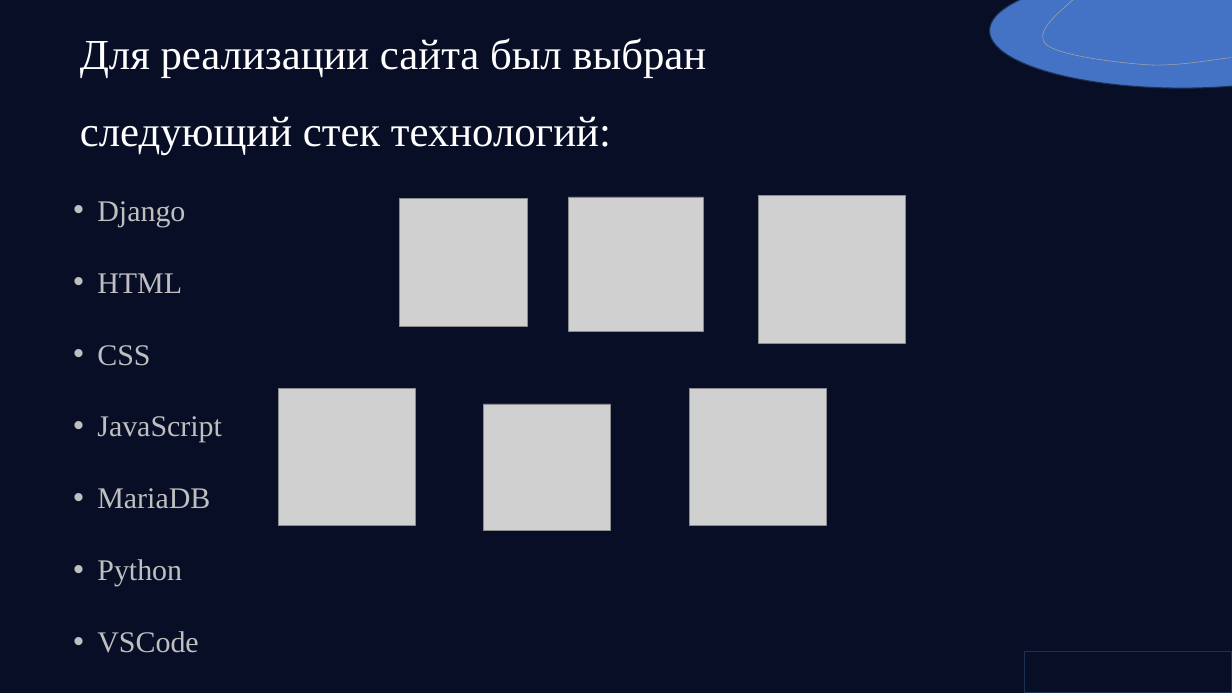
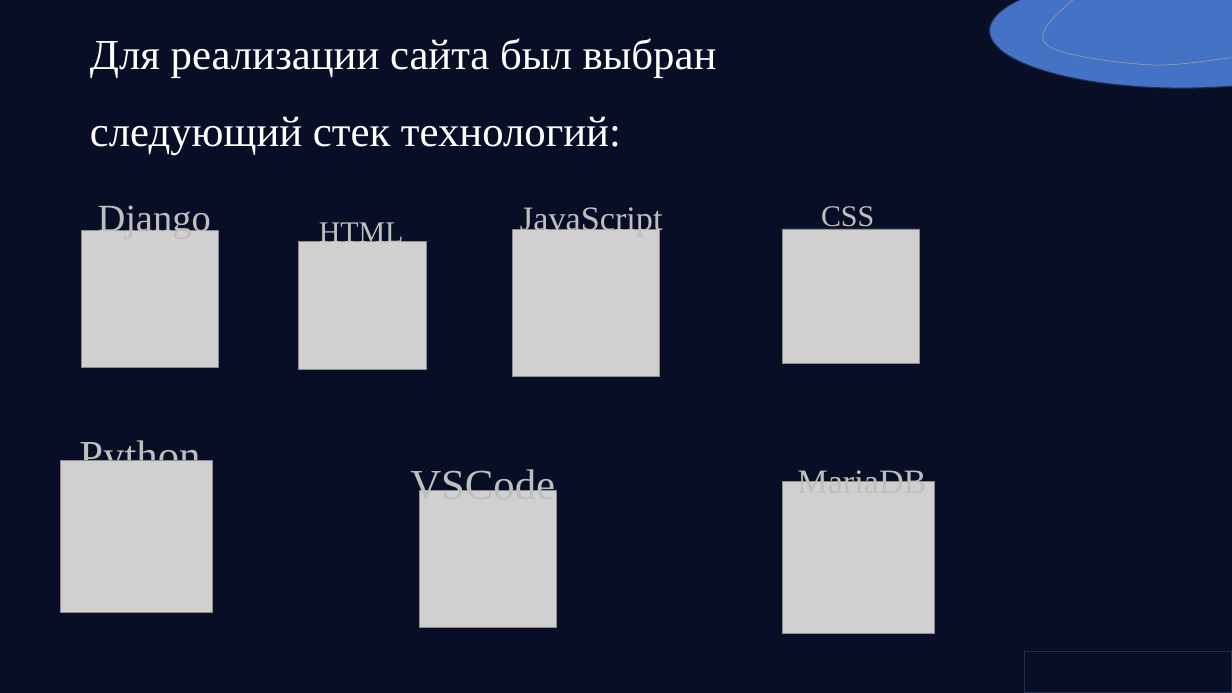
Before and after one commit to ERIC33311/Project_Energy, a slide deck: slide 6 of 19_12_VerduraX.pptx. Drawn at 1232x693 pixels with LibreOffice and Linux fonts; fonts in the diff are those of the drawing; grey boxes stand for pictures; background and template pictures are left out. Boxes give left, top, right and bottom in pixels: in the first picture for what was removed or moved away, otherwise in the second. Text is boxed around its words. In the diff, an @@ line names an element or a change of style, - is before the commit and + after.

```diff
--- a/19_12_VerduraX.pptx
+++ b/19_12_VerduraX.pptx
@@ text "Для реализации сайта был выбран": place and size @@
-text "Для реализации сайта был выбран" at (80,38,706,155)
+text "Для реализации сайта был выбран" at (90,38,717,155)
@@ text removed at (97,201,222,653) @@
-• Django
-• HTML
-• CSS
-• JavaScript
-• MariaDB
-• Python
-• VSCode
@@ text added at (98,205,211,240), 36 pt, text #BFBFBF @@
+Django
@@ text added at (520,207,663,237), 32 pt, text #BFBFBF @@
+JavaScript
@@ text added at (821,206,874,232), 28 pt, text #BFBFBF @@
+CSS
@@ picture: place and size @@
-picture at (690,388,827,525)
+picture at (82,230,219,367)
@@ text added at (319,222,404,248), 28 pt, text #BFBFBF @@
+HTML
@@ picture: place and size @@
-picture at (758,196,906,343)
+picture at (512,229,659,377)
@@ picture: place and size @@
-picture at (568,197,703,332)
+picture at (782,229,919,363)
@@ picture: place and size @@
-picture at (400,199,527,326)
+picture at (299,241,427,369)
@@ text added at (79,436,200,478), 40 pt, text #BFBFBF @@
+Python
@@ picture added at (60,460,213,613) @@
@@ text added at (410,465,555,507), 40 pt, text #BFBFBF @@
+VSCode
@@ text added at (797,466,926,482), 32 pt, text #BFBFBF @@
+MariaDB
@@ picture: place and size @@
-picture at (278,388,415,525)
+picture at (420,490,557,628)
@@ picture: place and size @@
-picture at (484,404,611,531)
+picture at (782,482,935,634)
```
Also in this commit, not shown: 13 other slides changed.
